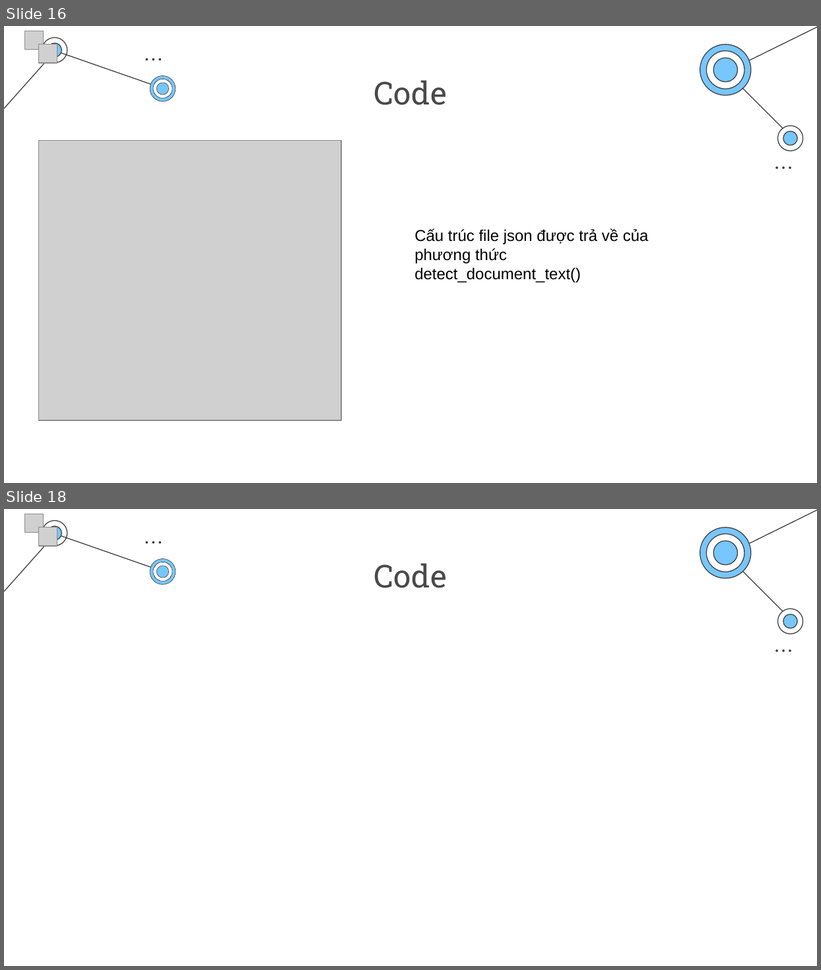
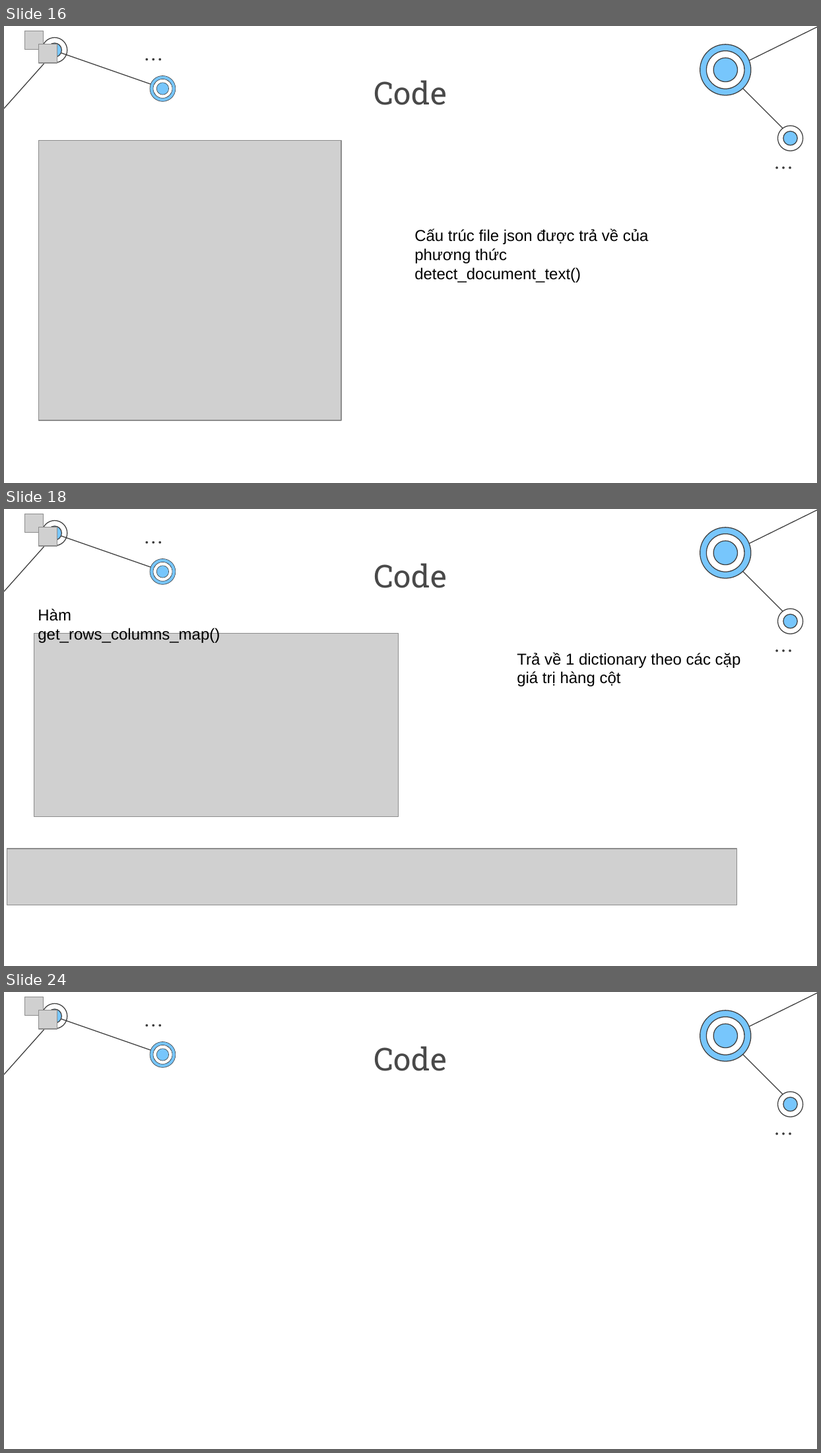
Before and after one commit to HiImLeVanAnhDuc/Amazon-Textract-Project-IC-, a slide deck: Báo cáo.pptx. Shown one above the other, each under a label of ours: slides 16 and 18 before the commit, slides 16, 18 and 24 after it; the slides between them are not shown. The pictures are 821x970 and 821x1453 pixels, drawn with LibreOffice and Linux fonts; fonts in the diff are those of the drawing; grey boxes stand for pictures; background and template pictures are left out. Boxes give left, top, right and bottom in pixels: in the first picture for what was removed or moved away, otherwise in the second. Text is boxed around its words. In the diff, an @@ line names an element or a change of style, - is before the commit and + after.

```diff
--- a/Báo cáo.pptx
+++ b/Báo cáo.pptx
@@ slide 18 added at [4, 509, 817, 966], background #FFFFFF; not listed: 29 template elements that a slide beside it also shows @@
@@ picture added at [25, 514, 44, 533] @@
@@ picture added at [38, 527, 57, 547] @@
@@ title added at [374, 563, 447, 588], 28 pt, text #494949 @@
+Code
@@ text added at [38, 609, 220, 643], 14 pt, text #000000 @@
+Hàm get_rows_columns_map()
@@ picture added at [34, 633, 399, 817] @@
@@ text added at [517, 652, 741, 687], 14 pt, text #000000 @@
+Trả về 1 dictionary theo các cặp giá trị hàng cột
@@ picture added at [7, 849, 737, 905] @@
@@ what was slide 18 is now slide 24 @@
```
Also in this commit, not shown: 9 slides changed, 5 other slides added, 1 other file.
